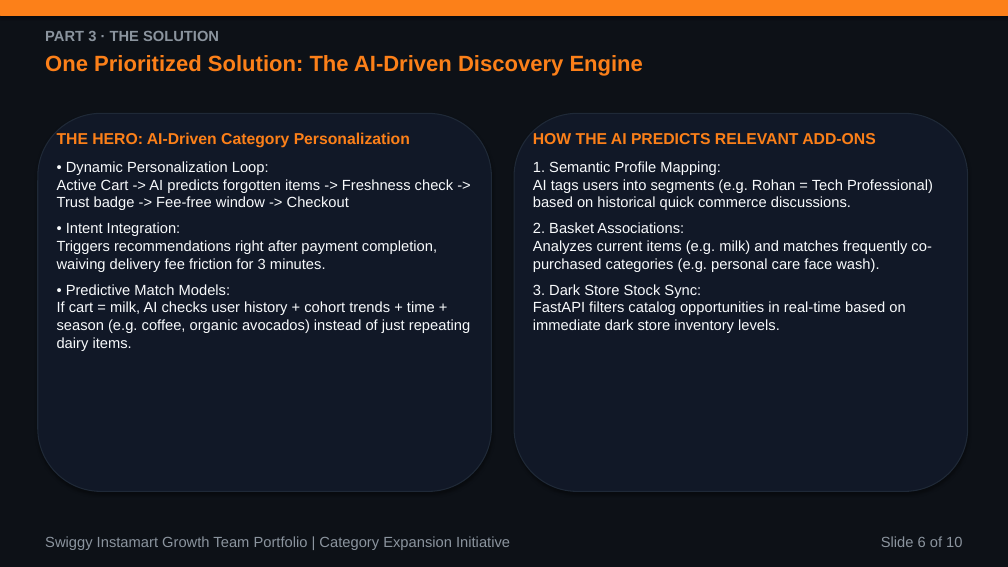
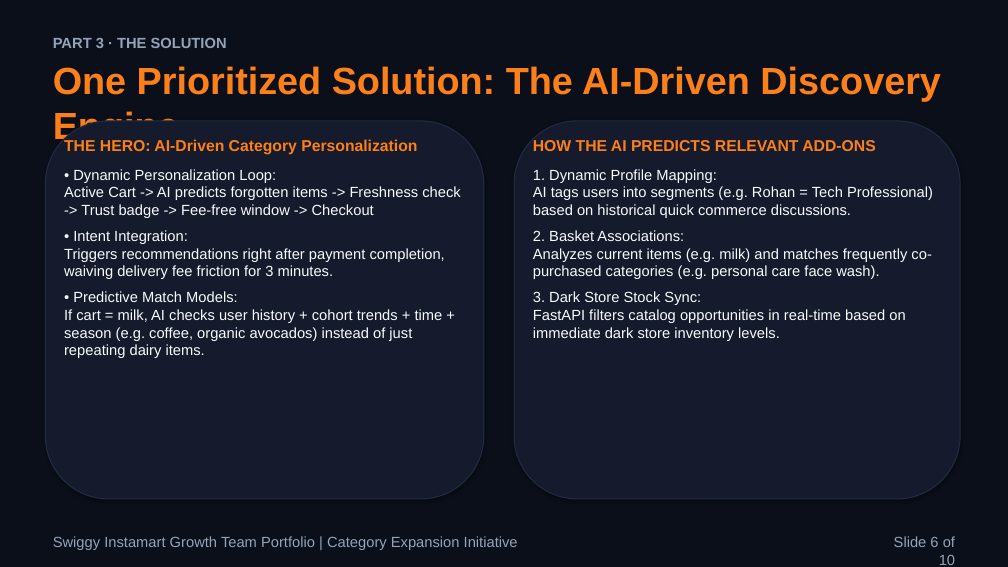
Before and after one commit to aashritamalviya1999/swiggy-instamart-discovery, a slide deck: slide 6 of NL Swiggy Instamart.pptx. Drawn at 1008x567 pixels with LibreOffice and Linux fonts; fonts in the diff are those of the drawing. Boxes give left, top, right and bottom in pixels: in the first picture for what was removed or moved away, otherwise in the second. Text is boxed around its words. In the diff, an @@ line names an element or a change of style, - is before the commit and + after.

Commit message:
Redesign slide decks to adhere strictly to premium design system guidelines and font size scales

```diff
--- a/NL Swiggy Instamart.pptx
+++ b/NL Swiggy Instamart.pptx
@@ rectangle at [0,0,1008,567]: fill #0D1117 to #0B0F19 @@
@@ rectangle removed at [0,0,1008,15] @@
@@ text "One Prioritized Solution: The AI-Driven ...": place and size @@
-text "One Prioritized Solution: The AI-Driven ..." at [45,55,643,76]
+text "One Prioritized Solution: The AI-Driven ..." at [53,66,941,147]
@@ text "One Prioritized Solution: The AI-Driven ..." at [53,66,941,147]: size 21 to 36 pt @@
@@ text "PART 3 · THE SOLUTION": place and size @@
-text "PART 3 · THE SOLUTION" at [45,31,219,41]
+text "PART 3 · THE SOLUTION" at [53,38,227,48]
@@ rounded rectangle at [45,121,484,499]: fill #111827 to #151B2C; outline #1F2937 1 pt to #222B44 1 pt @@
@@ rounded rectangle: place and size @@
-rounded rectangle at [38,113,492,492]
+rounded rectangle at [45,121,484,499]
@@ text "THE HERO: AI-Driven Category Personalization" rewrapped from [57,132,470,351] to [64,139,460,358] @@
@@ rounded rectangle: place and size @@
-rounded rectangle at [514,113,968,492]
+rounded rectangle at [514,121,960,499]
@@ rounded rectangle at [514,121,960,499]: fill #111827 to #151B2C; outline #1F2937 1 pt to #222B44 1 pt @@
@@ text "HOW THE AI PREDICTS RELEVANT ...": place and size @@
-text "HOW THE AI PREDICTS RELEVANT ..." at [533,133,933,333]
+text "HOW THE AI PREDICTS RELEVANT ..." at [533,140,933,341]
@@ text at [533,169,933,218]: text changed @@
-1. Semantic Profile Mapping:
-AI tags users into segments (e.g. Rohan = Tech Professional) based on historical quick commerce discussions.
+1. Dynamic Profile Mapping:
+AI tags users into segments (e.g. Rohan = Tech Professional) based on historical quick commerce discussions.
@@ text "Swiggy Instamart Growth Team Portfolio ...": place and size @@
-text "Swiggy Instamart Growth Team Portfolio ..." at [45,536,510,550]
+text "Swiggy Instamart Growth Team Portfolio ..." at [53,536,518,550]
@@ text colour #8B949E to #94A3B8 in 3 elements at [53,536,518,550], [53,38,227,48], [894,536,955,565] @@
```
Also in this commit, not shown: 9 other slides changed, 3 other files.
